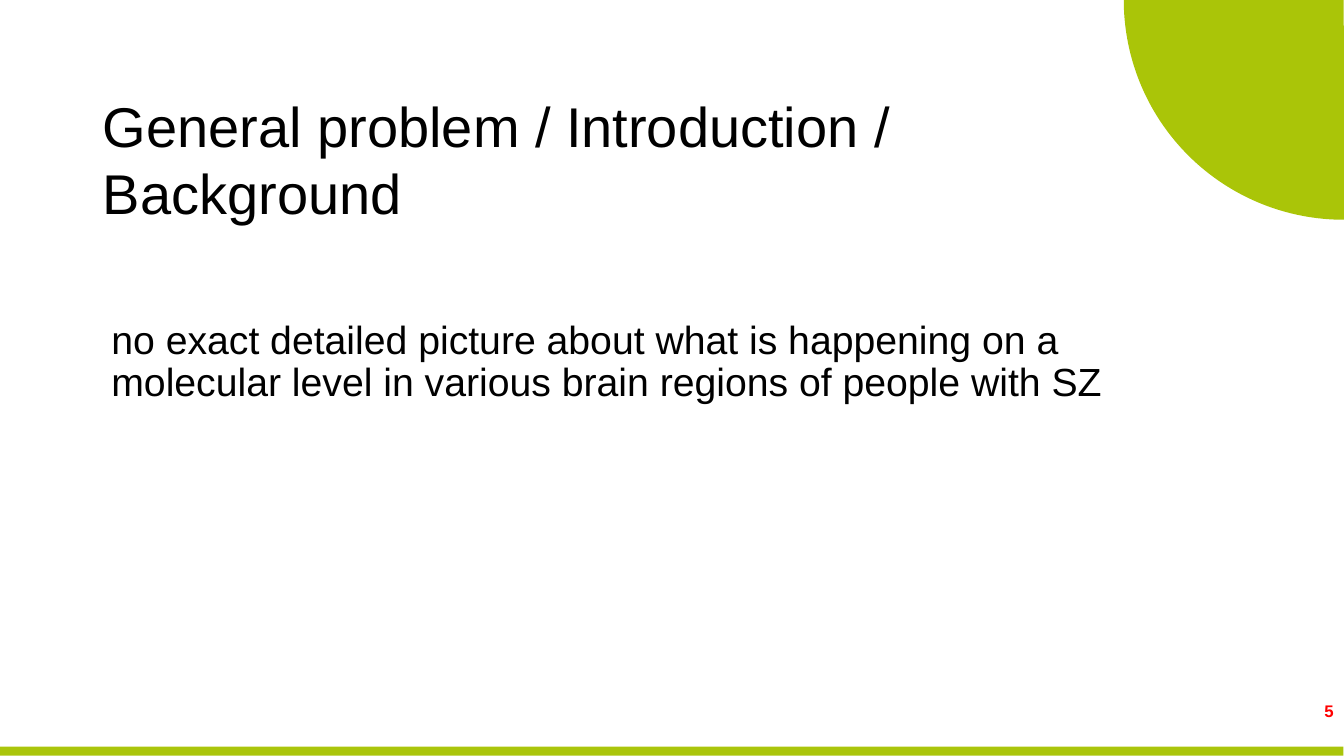
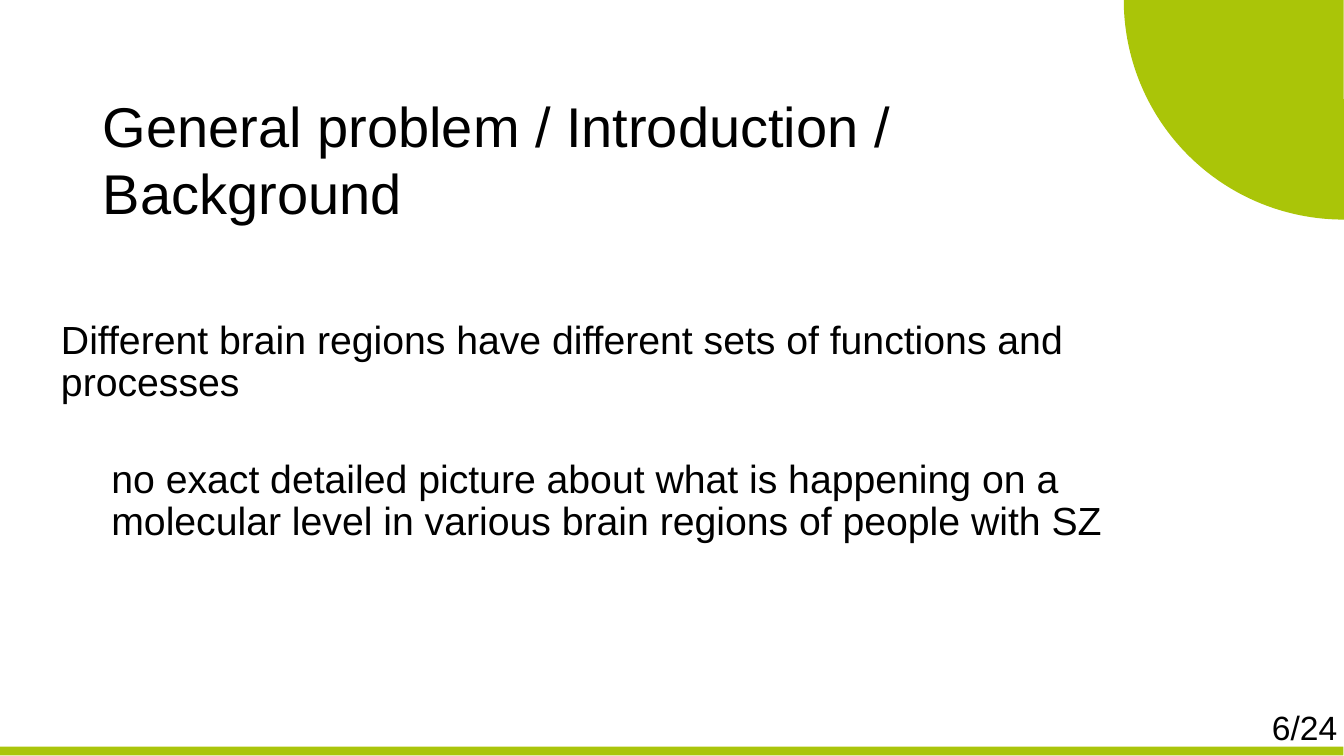
Before and after one commit to zybinmikhail/Thesis, a slide deck: slide 6 of presentations/Mikhail_Zybin_MSc PreDefense Presentation.PPTX (slide 5 before the commit). Drawn at 1344x756 pixels with LibreOffice and Linux fonts; fonts in the diff are those of the drawing; background and template pictures are left out. Boxes give left, top, right and bottom in pixels: in the first picture for what was removed or moved away, otherwise in the second. Text is boxed around its words. In the diff, an @@ line names an element or a change of style, - is before the commit and + after.

```diff
--- a/presentations/Mikhail_Zybin_MSc PreDefense Presentation.PPTX
+++ b/presentations/Mikhail_Zybin_MSc PreDefense Presentation.PPTX
@@ text at (x1=61, y1=325, x2=1062, y2=404): paragraph added @@
+Different brain regions have different sets of functions and processes
@@ text added at (x1=1272, y1=715, x2=1337, y2=747), 24 pt, text #000000 @@
+6/24
@@ text removed at (x1=1324, y1=705, x2=1333, y2=717) @@
-5
```
Also in this commit, not shown: 14 other slides changed, 9 slides added, 3 slides removed, 47 other files.
